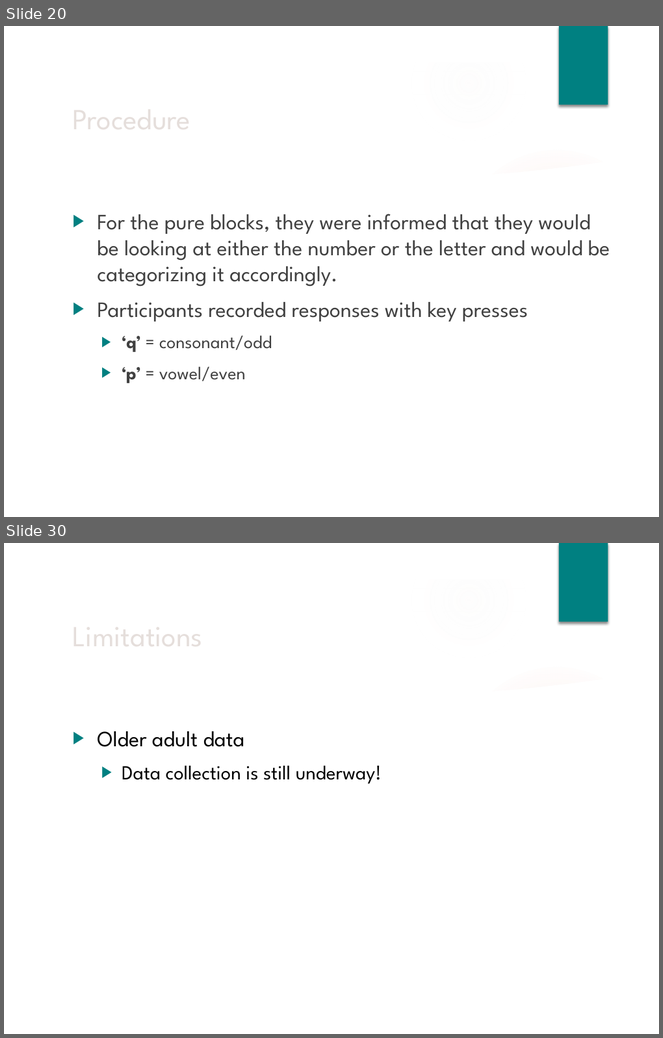
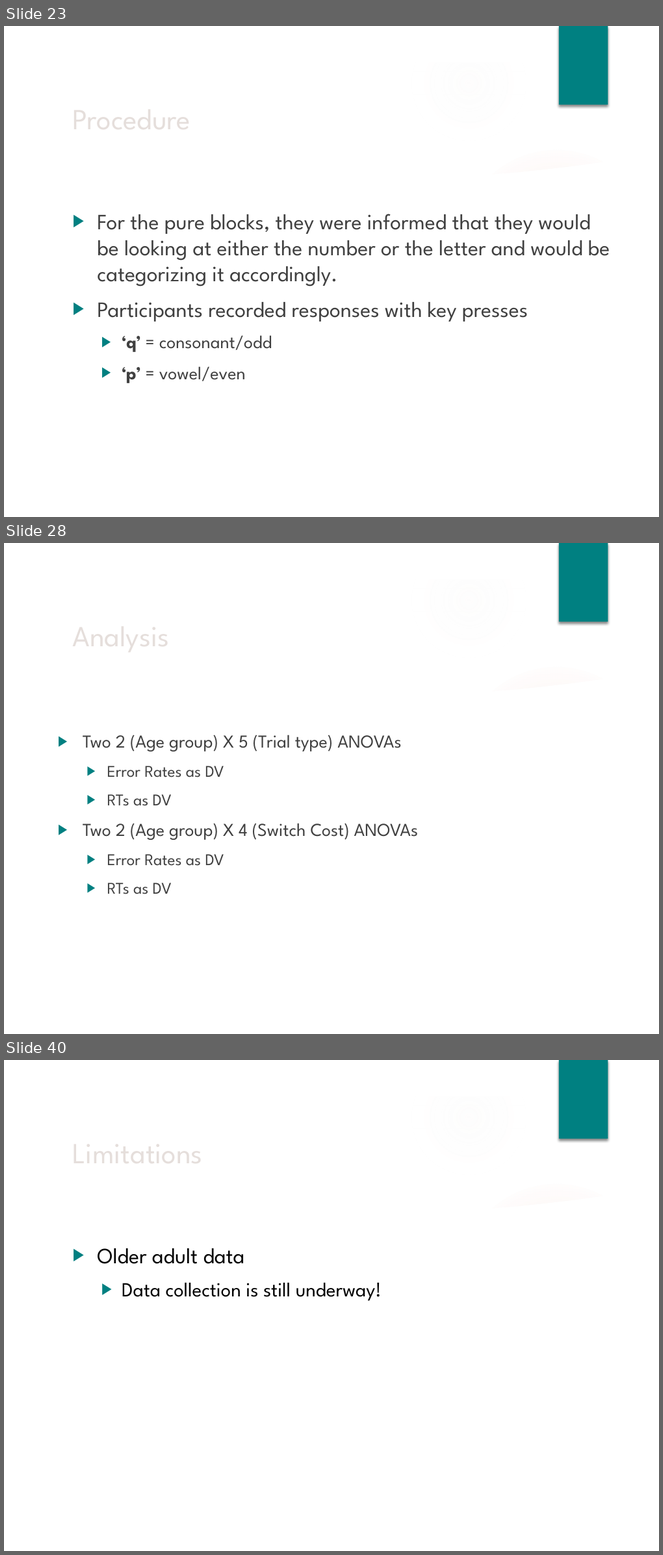
Before and after one commit to npm27/Spring-2019-Projects, a slide deck: CVOE/3 Presentations/Brown Bag Fall 19.pptx. Shown one above the other, each under a label of ours: slides 20 and 30 before the commit, slides 23, 28 and 40 after it; the slides between them are not shown. The pictures are 663x1038 and 663x1555 pixels, drawn with LibreOffice and Linux fonts; fonts in the diff are those of the drawing; background and template pictures are left out. Boxes give left, top, right and bottom in pixels: in the first picture for what was removed or moved away, otherwise in the second. Text is boxed around its words. In the diff, an @@ line names an element or a change of style, - is before the commit and + after.

```diff
--- a/CVOE/3 Presentations/Brown Bag Fall 19.pptx
+++ b/CVOE/3 Presentations/Brown Bag Fall 19.pptx
@@ slide 28 added at <box>4,543,659,1034</box>, background picture (left out); not listed: 9 template elements that a slide beside it also shows @@
@@ title added at <box>66,609,521,660</box>, 32 pt, text #E5DEDB @@
+Analysis
@@ text added at <box>83,735,418,895</box>, 20 pt, text #404040 @@
+▶ Two 2 (Age group) X 5 (Trial type) ANOVAs
+  ▶ Error Rates as DV
+  ▶ RTs as DV
+▶ Two 2 (Age group) X 4 (Switch Cost) ANOVAs
+  ▶ Error Rates as DV
+  ▶ RTs as DV
@@ what was slide 20 is now slide 23 @@
@@ what was slide 30 is now slide 40 @@
```
Also in this commit, not shown: 19 slides changed, 10 other slides added, 18 other files.
